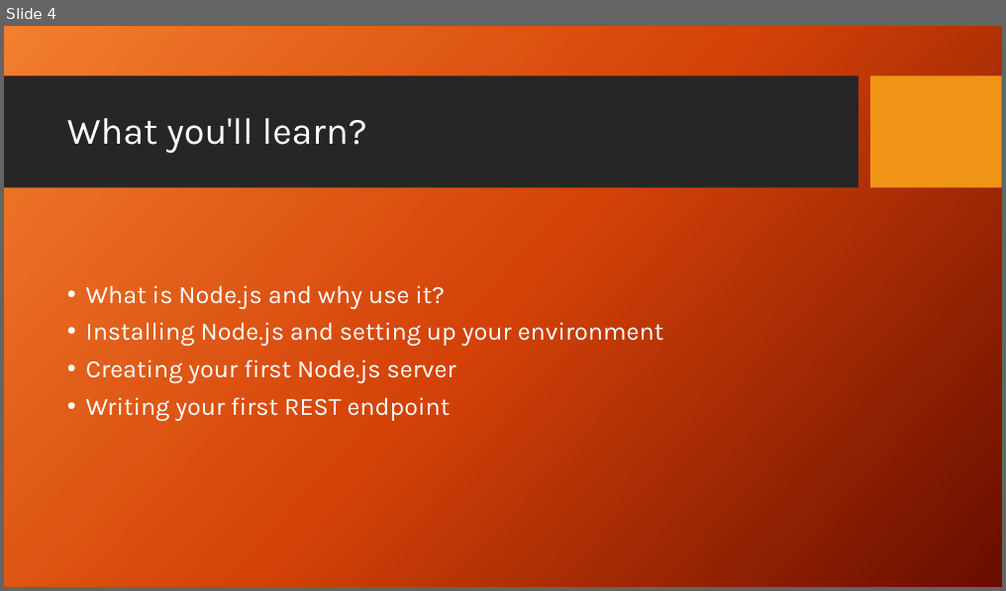
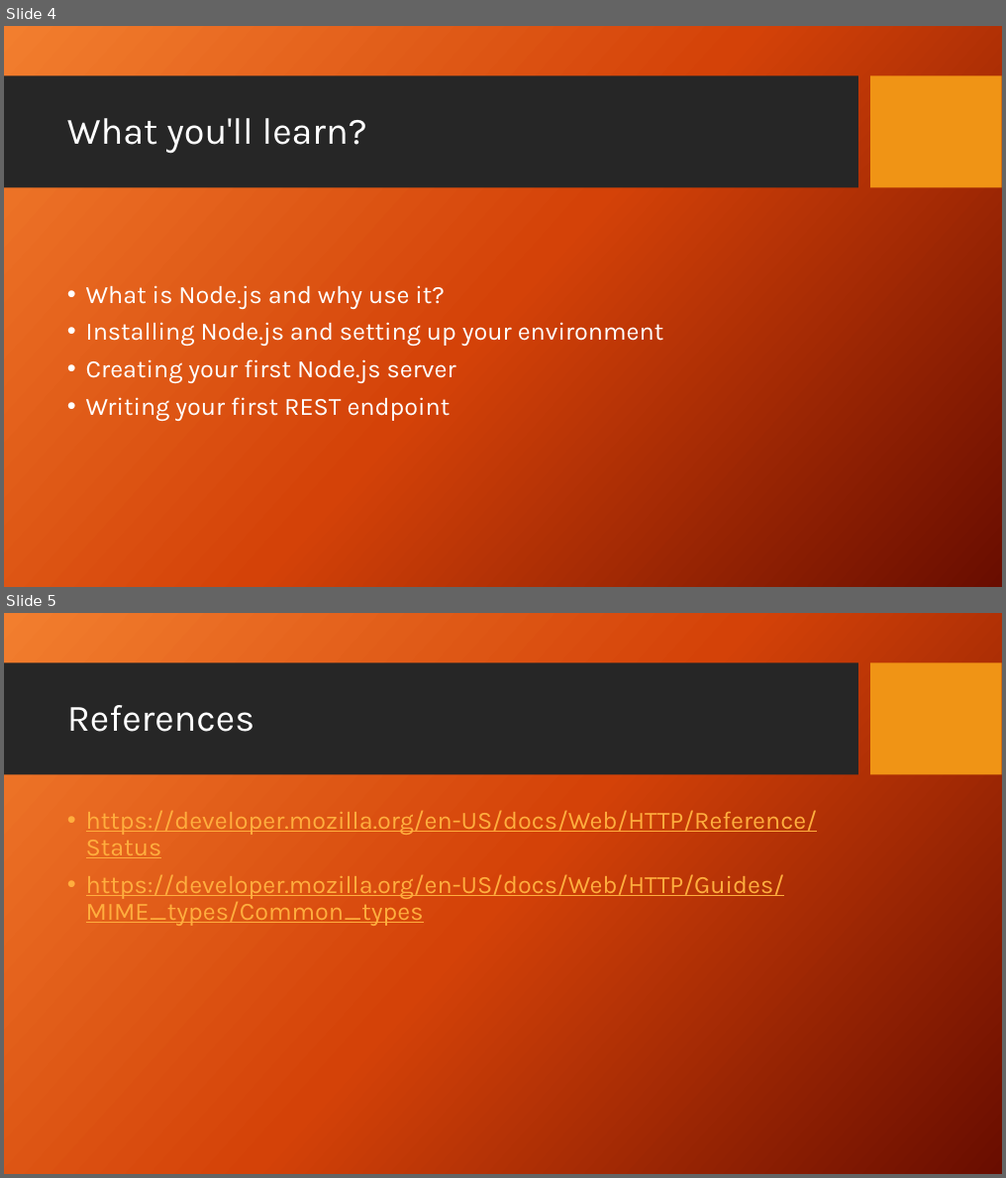
Before and after one commit to Vijaybabu9194/Nodejs, a slide deck: 01_Introduction/01_Introduction.pptx. Shown one above the other, each under a label of ours: slide 4 before the commit, slides 4 and 5 after it. The pictures are 1006x591 and 1006x1178 pixels, drawn with LibreOffice and Linux fonts; fonts in the diff are those of the drawing; background and template pictures are left out. Boxes give left, top, right and bottom in pixels: in the first picture for what was removed or moved away, otherwise in the second. Text is boxed around its words. In the diff, an @@ line names an element or a change of style, - is before the commit and + after.

Commit message:
updated ppt with references

```diff
--- a/01_Introduction/01_Introduction.pptx
+++ b/01_Introduction/01_Introduction.pptx
@@ slide 5 added at [4, 613, 1002, 1174], background picture (left out); not listed: 2 template elements that a slide beside it also shows @@
@@ title added at [67, 705, 254, 732], 36 pt, text #FFFFFF @@
+References
@@ text added at [86, 807, 817, 926], 24 pt, text #FFAE3E, underline @@
+• https://developer.mozilla.org/en-US/docs/Web/HTTP/Reference/Status
+• https://developer.mozilla.org/en-US/docs/Web/HTTP/Guides/MIME_types/Common_types
```
Also in this commit, not shown: 1 other file.
